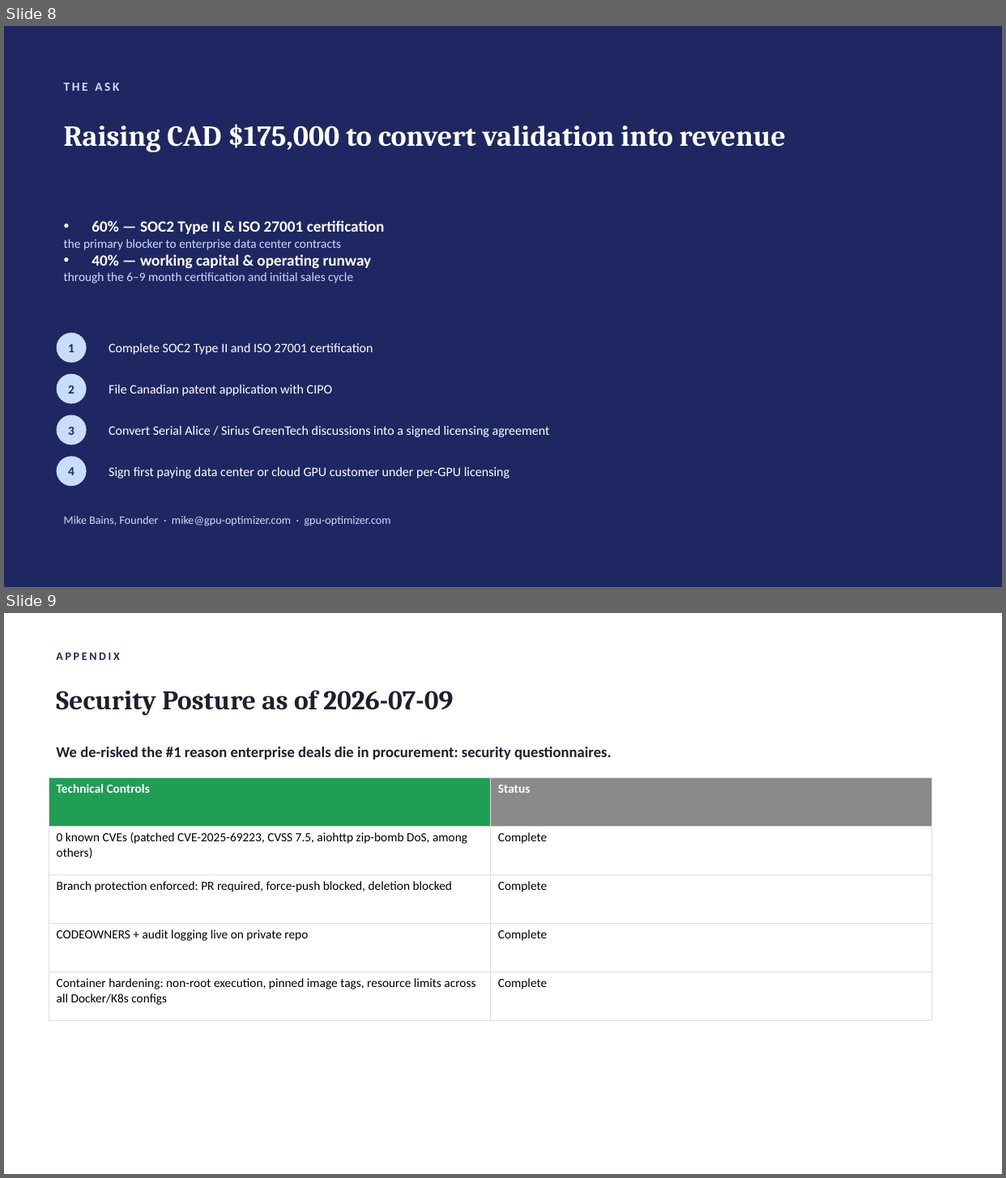
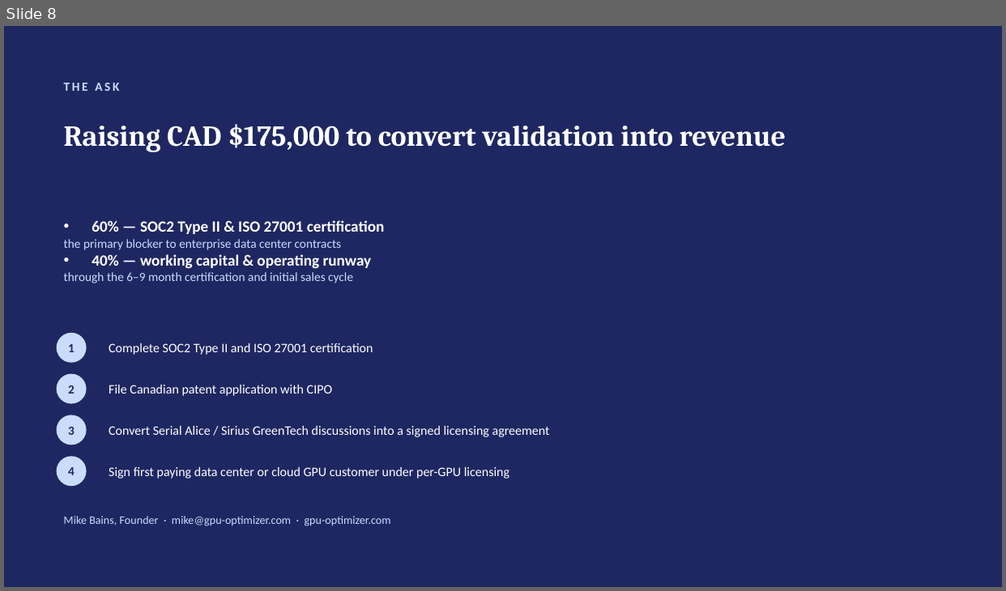
Before and after one commit to mikebains41-debug/gpu-optimizer-site, a slide deck: GPU_Optimizer_ventureLAB_Deck.pptx. Shown one above the other, each under a label of ours: slides 8 and 9 before the commit, slide 8 after it. The pictures are 1006x1178 and 1006x591 pixels, drawn with LibreOffice and Linux fonts; fonts in the diff are those of the drawing. Boxes give left, top, right and bottom in pixels: in the first picture for what was removed or moved away, otherwise in the second. Text is boxed around its words. In the diff, an @@ line names an element or a change of style, - is before the commit and + after.

```diff
--- a/GPU_Optimizer_ventureLAB_Deck.pptx
+++ b/GPU_Optimizer_ventureLAB_Deck.pptx
@@ slide 9 removed at (4,613,1002,1174), background #FFFFFF @@
@@ text removed at (56,653,119,660) @@
-APPENDIX
@@ text removed at (56,690,453,716) @@
-Security Posture as of 2026-07-09
@@ text removed at (56,747,611,760) @@
-We de-risked the #1 reason enterprise deals die in procurement: security questionnaires.
@@ table removed at (49,777,932,1008), 5 rows, 2 columns @@
-Technical Controls | Status
-0 known CVEs (patched CVE-2025-69223, CVSS 7.5, aiohttp zip-bomb DoS, among others) | Complete
-Branch protection enforced: PR required, force-push blocked, deletion blocked | Complete
-CODEOWNERS + audit logging live on private repo | Complete
-Container hardening: non-root execution, pinned image tags, resource limits across all Docker/K8s configs | Complete
```
Also in this commit, not shown: 1 slide changed.
